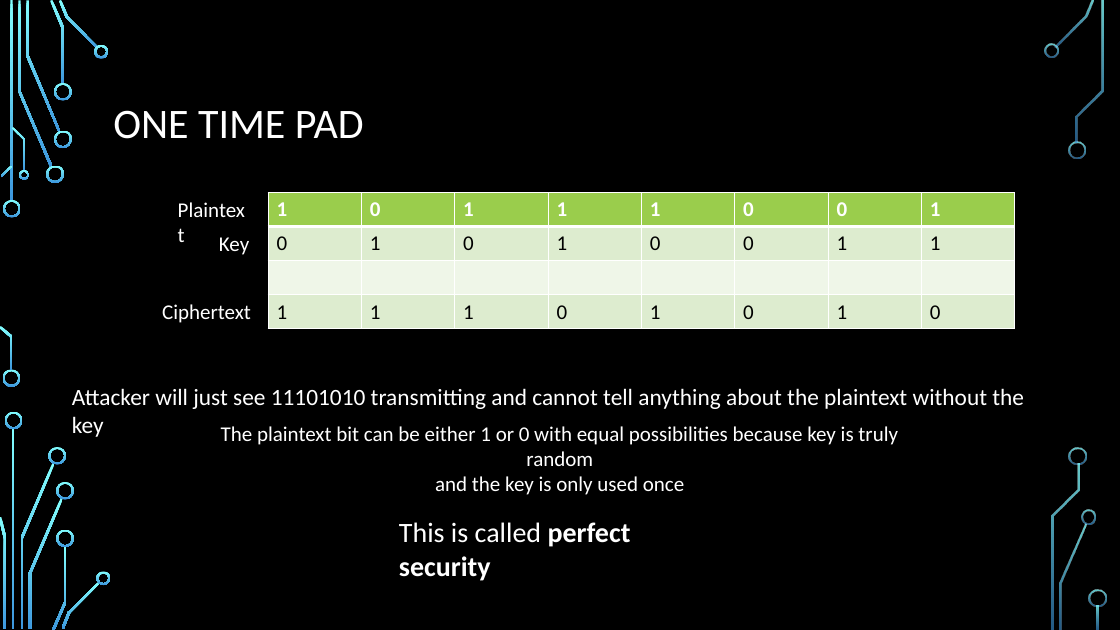
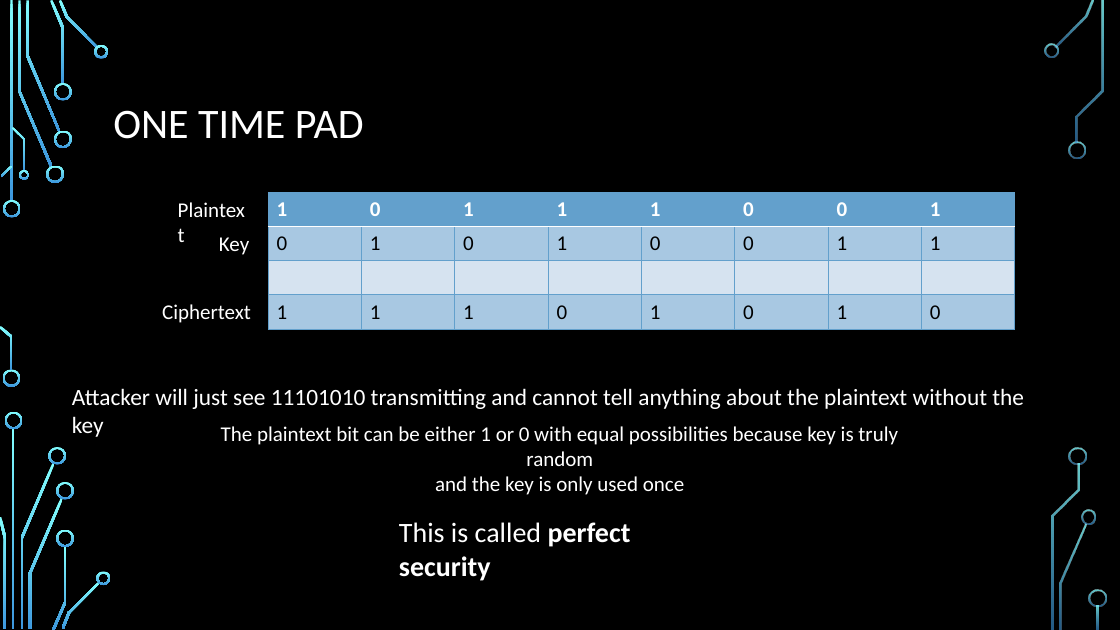
Before and after one commit to stevemann2705/meetup, a slide deck: slide 24 of Crypto.pptx (slide 23 before the commit). Drawn at 1120x630 pixels with LibreOffice and Linux fonts; fonts in the diff are those of the drawing; background and template pictures are left out. Boxes give left, top, right and bottom in pixels: in the first picture for what was removed or moved away, otherwise in the second. Text is boxed around its words. In the diff, an @@ line names an element or a change of style, - is before the commit and + after.

```diff
--- a/Crypto.pptx
+++ b/Crypto.pptx
@@ table at (268,192,1014,329) @@
@@ fill #9ACD4C to #63A0CC in row 1 @@
@@ fill #DEEDD0 to #63A0CC at 40% opacity in 16 cells @@
@@ borders changed @@
```
Also in this commit, not shown: 7 other slides changed, 3 slides added.
